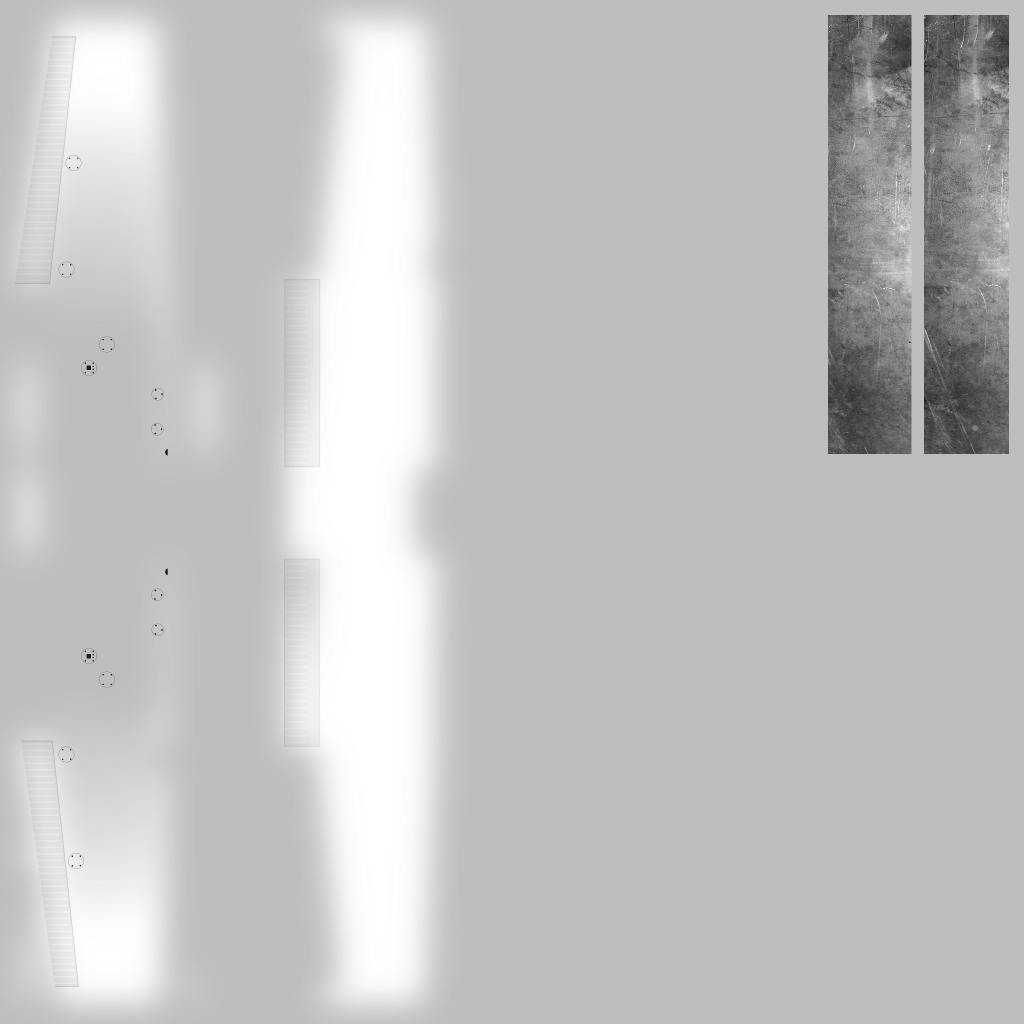
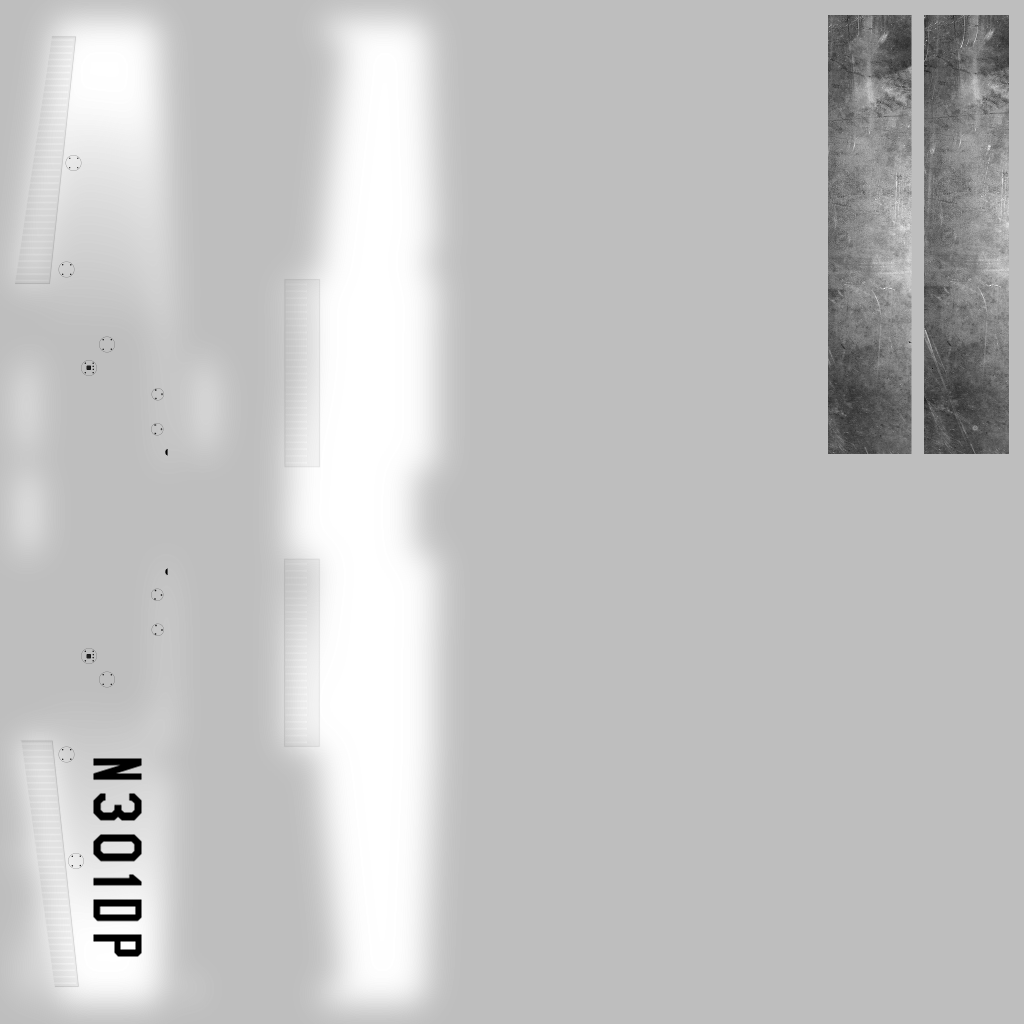
The second w=1024, h=1024 image is a revision of the first. Changes to its layers:
added layer "N301DP" above "Clipboard #1" over [93,758,142,957]
